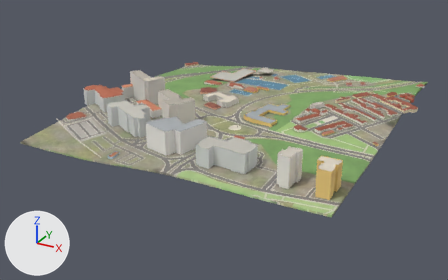
The glTF model public/tiles/restelo/t_6_2.glb, before and after one commit.
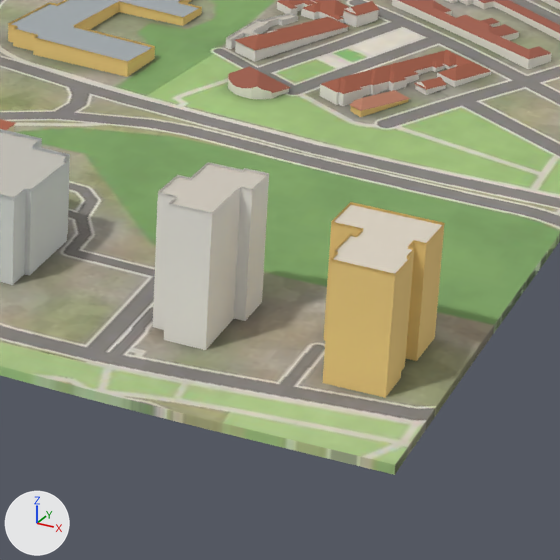
Old and new are each drawn whole from a 50 mm camera at (-5765.0, -1029.0, 467.0) aimed at (-6222.0, -198.0, 51.0) and again close up on the part from 54% to 82% of the width and 39% to 85% of the height. Every picture has the same lights, and +X, +Y and +Z are marked at lower left. The last two pictures show the newer version. Where no turn or scale is listed for an object, it has been applied to the vertices. Vertices at exactly the same position are counted once.

Before the edit, the objects in view are built like this:
```python
me_buildings = bpy.data.meshes.new('buildings')
me_buildings.from_pydata(...)  # 3341 vertices, 4415 faces; spans x -268.0..268.0, y -247.0..247.0, z -34.0..34.0
me_buildings.materials.append(mat_buildings)
me_terrain = bpy.data.meshes.new('terrain')
me_terrain.from_pydata(...)  # 4348 vertices, 8442 faces; spans x -250.0..250.0, y -250.0..250.0, z -24.0..24.0
me_terrain.materials.append(mat_ground)  # picture img_ground
ob_buildings = bpy.data.objects.new('buildings', me_buildings)
ob_buildings.location = (-6208.5, -159.3, 106.4)
ob_terrain = bpy.data.objects.new('terrain', me_terrain)
ob_terrain.location = (-6208.5, -165.4, 94.7)
```
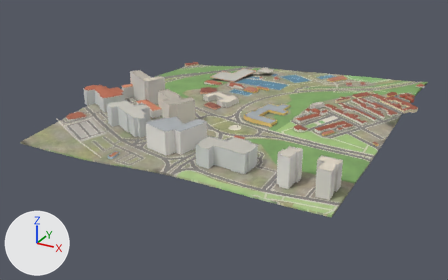
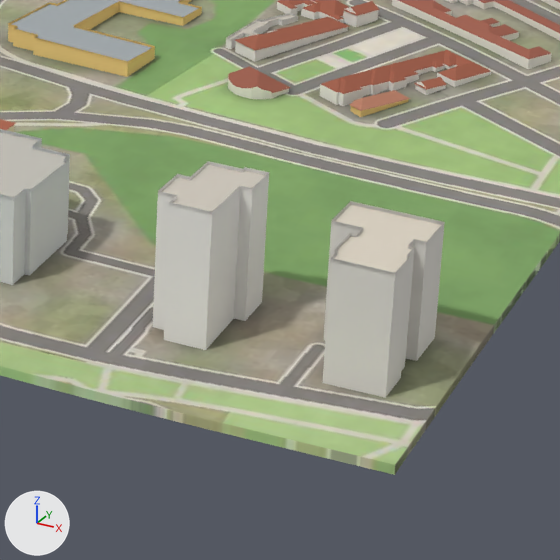
What differs and where, as boxes [x1, y1, x2, y2] in the close-ups (560 x 560 px):
part 1 of me_buildings, recoloured (yellow to grey): [159, 162, 445, 398] in both

What changed in the scene script:
```text
Change me_buildings:
    where me_buildings.from_pydata(...)  # 3341 vertices, 4415 faces; spans x -268.0..268.0, y -247.0..247.0, z -34.0..34.0
    used by ob_buildings; location = (-6208.5, -159.3, 106.4)
    me_buildings part 1: 4415 faces centred in x -267.0..267.0, y -247.0..245.0, z -32.0..33.0 are repainted in the vertex colours, in many colours
```
